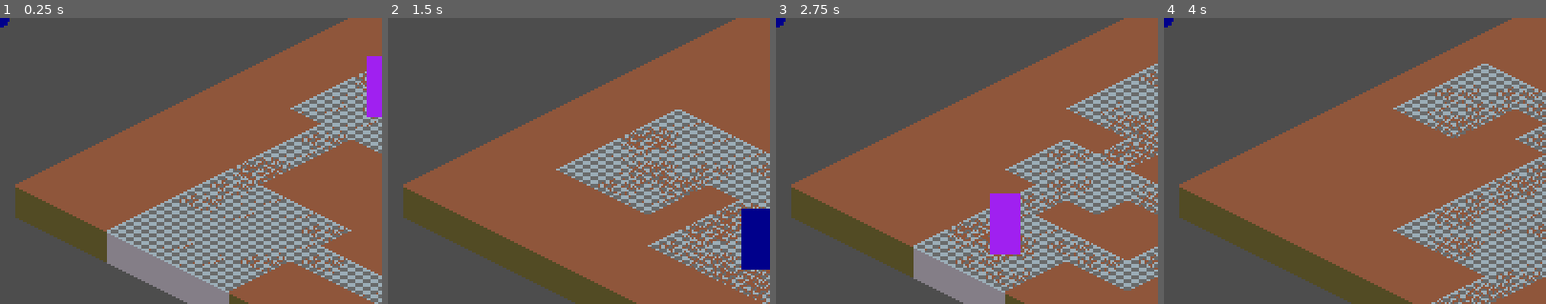
Above: before the commit, frames 1-4 (left to right).
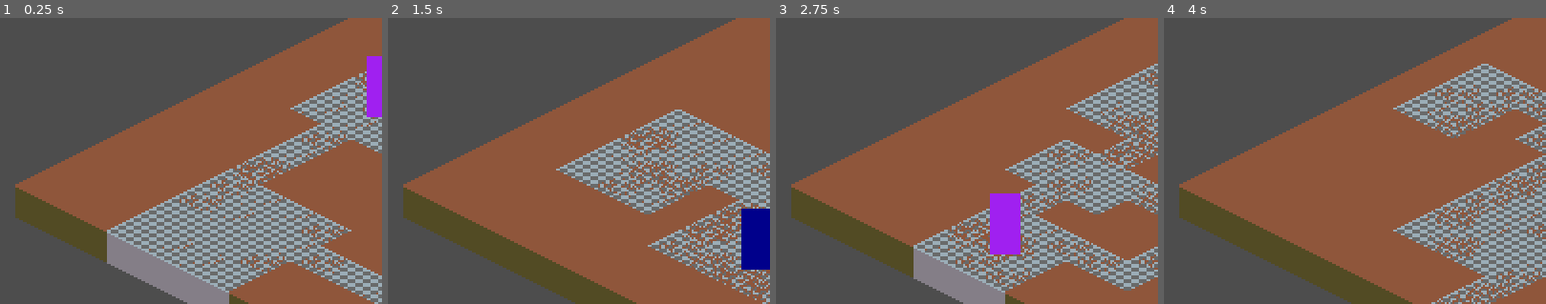
Above: after the commit, the same moments.

Repository: Ruulul/The-Duster
Game: Godot game, scene res://Components/building_generator.tscn
Same seed, same stepped clock (60 frames per second), same inputs: the game is played once before the commit and once after it.
Inputs (mouse positions are % of the whole screen's width and height, from its top left):
- Up to frame 1 (0.25 s): no input
- Up to frame 2 (1.5 s): move the mouse to (72, 45) at 0.52 s; hold R (refresh) 0.53-1.28 s; move the mouse to (30, 55) at 1.27 s; click (30, 55) at 1.35 s
- Up to frame 3 (2.75 s): move the mouse to (60, 28) at 2.02 s; hold R (refresh) from 2.03 s (still down)
- Up to frame 4 (4 s): move the mouse to (45, 70) at 2.77 s; release R (refresh) at 2.78 s; click (45, 70) at 2.85 s; move the mouse to (80, 65) at 3.52 s; hold R (refresh) from 3.53 s (still down)
The pictures show only the part of the screen within x 0-50%, y 0-50%; the shares and areas given below are measured in that part.

The runs differ from the first frame. In frame 1, less than 0.1% of the frame differs, in the area x 0-3%, y 0-4%; in frame 2, nothing differs; in frame 3, less than 0.1%; in frame 4, less than 0.1%.

Commit message:
omit the destiny if it navigation is finished

Diff:
--- a/Components/Duster.gd
+++ b/Components/Duster.gd
@@ -3,7 +3,7 @@
 @export var speed = 1.0
 @export var map: TileMap
 
-@onready var navigation_agent = $NavigationAgent2D
+@onready var navigation_agent = $NavigationAgent2D as NavigationAgent2D
 @onready var targets_list: PackedVector2Array = []
 
 var states: Dictionary = {
@@ -15,7 +15,8 @@
 @onready var state: Callable = states.wait
 
 func _draw():
-	draw_circle(to_local(navigation_agent.target_position), 5.0, Color.DARK_BLUE)
+	if not navigation_agent.is_navigation_finished():
+		draw_circle(to_local(navigation_agent.target_position), 5.0, Color.DARK_BLUE)
 	for target in targets_list:
 		draw_circle(to_local(map.to_global(map.map_to_local(target))), 5.0, Color.BROWN)
 
